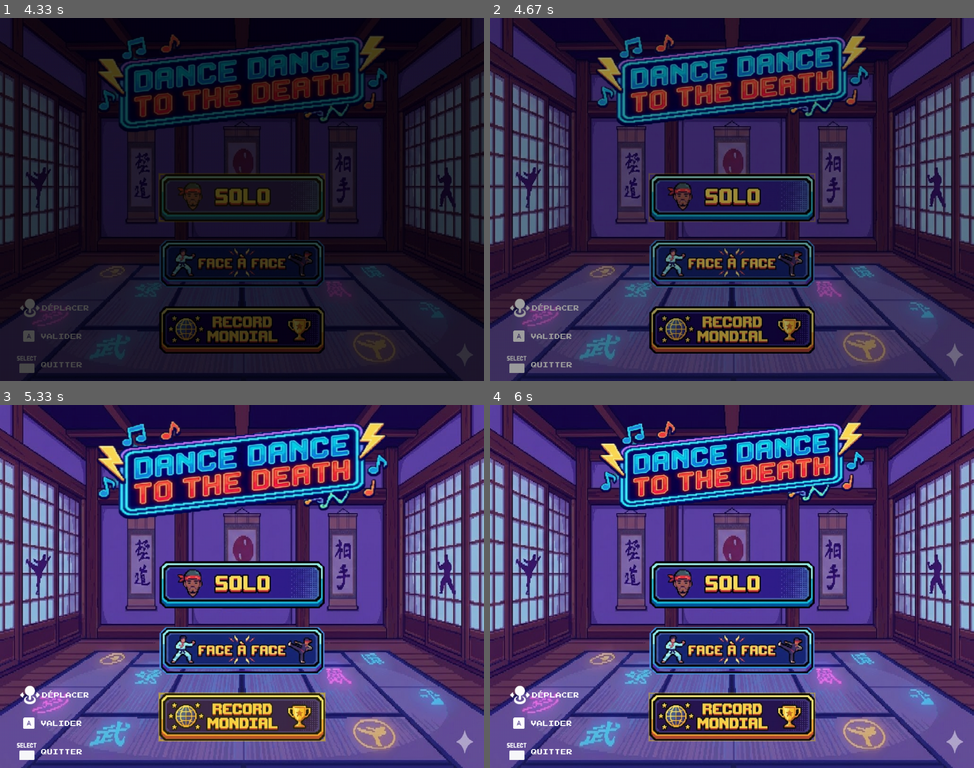
Above: before the commit, frames 1-4 (two rows, left to right).
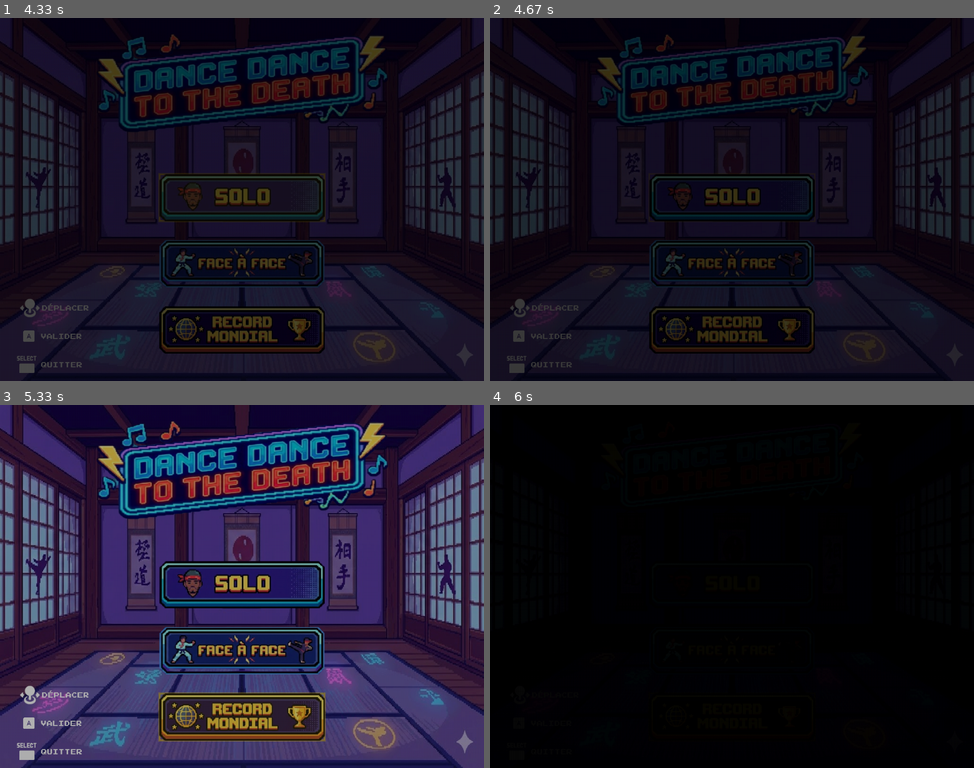
Above: after the commit, the same moments.

Repository: Supersllol/JeuArcade
Game: pygame game, started from AA_olympe.py
Same seed, same stepped clock (60 frames per second), same inputs: the game is played once before the commit and once after it.
Inputs:
- Up to frame 1 (4.33 s): hold Right 0.33-0.8 s
- Up to frame 2 (4.67 s): tap Y at 4.47 s
- Up to frame 3 (5.33 s): tap F at 4.8 s
- Up to frame 4 (6 s): no input

Frame 1 is identical in both runs. In frame 2, 93% of the frame differs, in the area x 0-100%, y 0-100%; in frame 3, 73%; in frame 4, 98%.

Commit message:
Enhance HomeScene: Add solo mode selection and transition to game scene
Un ptit test pour voir et finalement la transition passe clean

Diff:
--- a/AA/AA_scenes/homeScene.py
+++ b/AA/AA_scenes/homeScene.py
@@ -13,9 +13,12 @@
 import pygame
 import math
 from typing import List
-
+import math
+from typing import List
+from AA.AA_scenes import gameScene
 from AA.AA_scenes.sceneClass import Scene
-from AA.AA_utils import inputManager, musicManager, settings
+from AA.AA_game import musicTrack, player
+from AA.AA_utils import inputManager, musicManager, settings, countries
 
 
 class HomeScene(Scene):
@@ -224,6 +227,10 @@
             if inputManager.ButtonInputs.A in new_btns:
                 # Trigger action
                 print(f"Selected: {self.btn_names[self.selected_index]}")
+                if self.selected_index == 0:
+                    # Solo mode selected
+                    print("Starting Solo Mode...")
+                    self.sceneFinished = True
 
         # Draw: background + title
         self._mainApp.blit(self.bg_image, (0, 0))
@@ -278,8 +285,16 @@
 
     def getTransition(self):
         # Default transition passthrough
-        return super().getTransition()
-
+        print("Transitioning to Game Scene")
+        return gameScene.GameScene(self._mainApp, self._inputManager,
+                                   self._musicManager,
+                                   musicTrack.GameTracks.SEMI_CHARMED_LIFE, (
+                                       player.Player("SIM",
+                                                     countries.CountryOptions.PNG,
+                                                     0, self._mainApp),
+                                       player.Player("MIS",
+                                                     countries.CountryOptions.CAN,
+                                                     1, self._mainApp)))
 
 # Standalone test harness
 if __name__ == "__main__":
